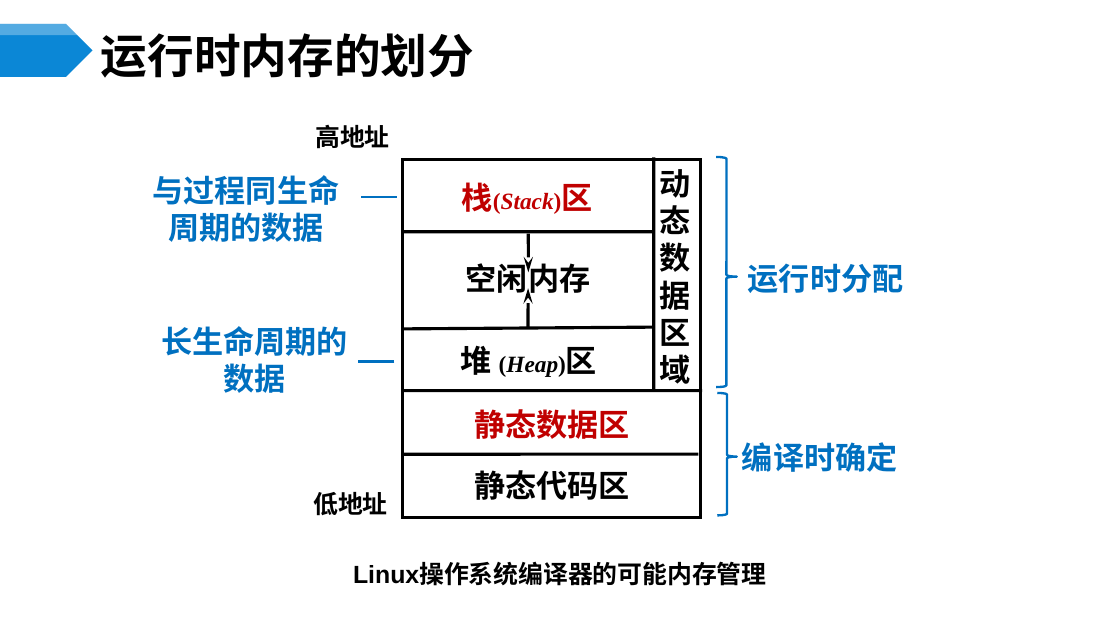
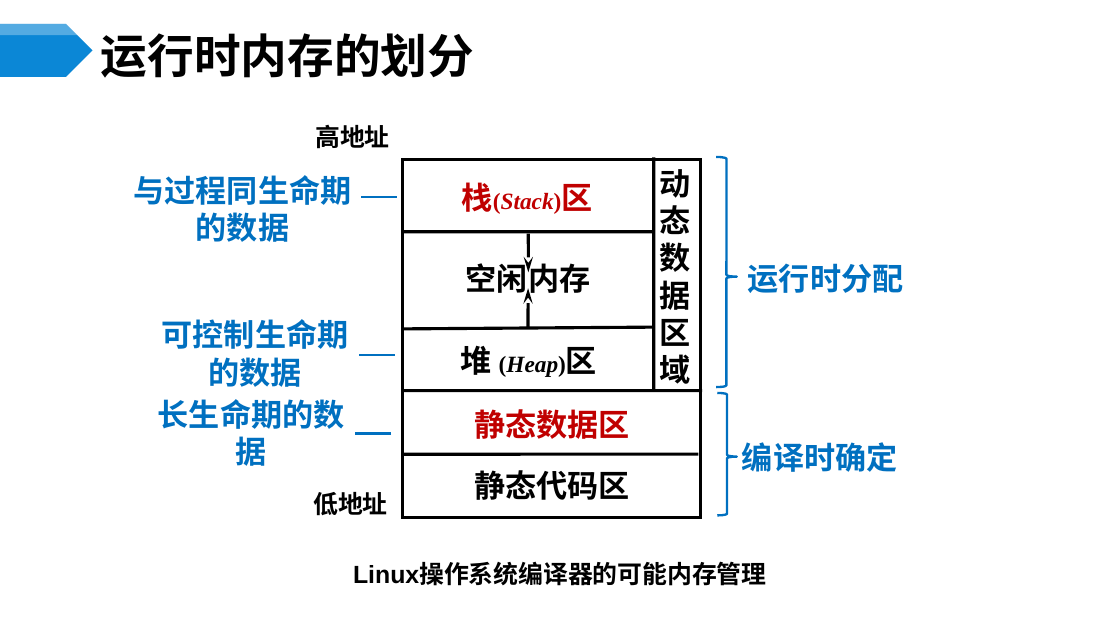
Before and after one commit to ponder-j/HIT-Compilers-Notes, a slide deck: slide 5 of ppts/第7章 运行存储分配.pptx. Drawn at 1120x630 pixels with LibreOffice and Linux fonts; fonts in the diff are those of the drawing. Boxes give left, top, right and bottom in pixels: in the first picture for what was removed or moved away, otherwise in the second. Text is boxed around its words. In the diff, an @@ line names an element or a change of style, - is before the commit and + after.

```diff
--- a/ppts/第7章 运行存储分配.pptx
+++ b/ppts/第7章 运行存储分配.pptx
@@ text at (133, 175, 351, 242): text changed @@
-与过程同生命
-周期的数据
+与过程同生命期
+的数据
@@ text at (162, 319, 349, 387): text changed @@
-长生命周期的数据
+可控制生命期的数据
@@ line moved from (394, 362) - (358, 362) to (395, 355) - (360, 355) @@
@@ text added at (158, 399, 345, 466), 20 pt, text #0070C0, bold @@
+长生命期的数据
@@ line added from (391, 433) to (355, 433), #0070C0 1.5 pt @@
```
Also in this commit, not shown: 10 other slides changed, 2 slides added, 4 slides removed, 5 other files.
